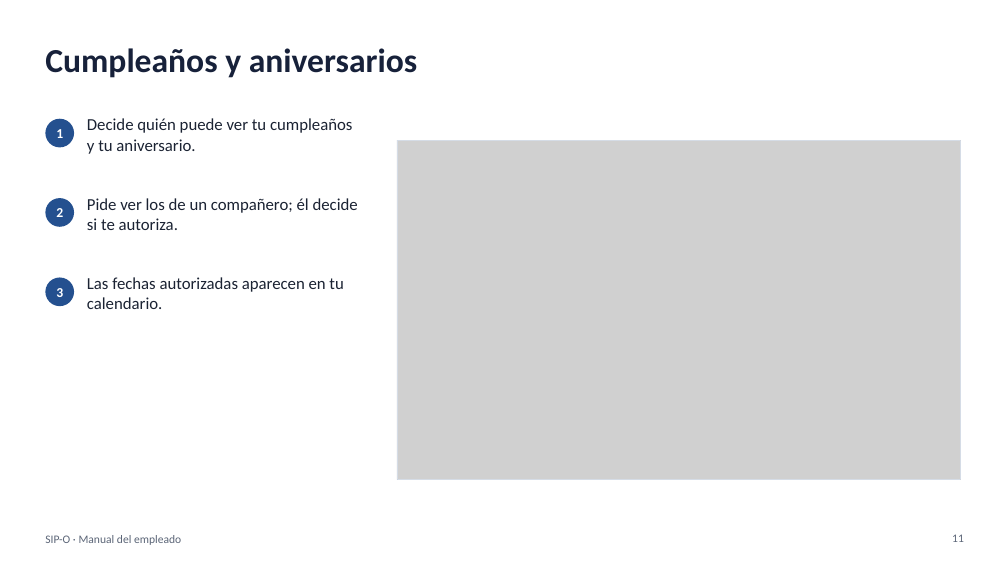
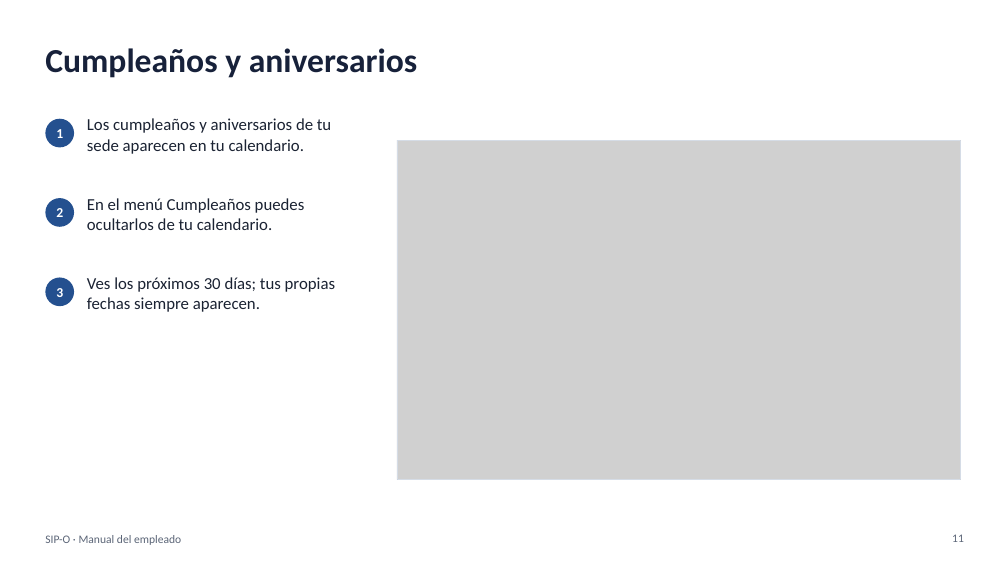
Before and after one commit to FelipeReyesReyes2102/Sistema-Integral-de-Personal, a slide deck: slide 11 of docs/manuales/presentaciones/SIP-O - Manual del empleado.pptx. Drawn at 1008x567 pixels with LibreOffice and Linux fonts; fonts in the diff are those of the drawing; grey boxes stand for pictures. Boxes give left, top, right and bottom in pixels: in the first picture for what was removed or moved away, otherwise in the second. Text is boxed around its words. In the diff, an @@ line names an element or a change of style, - is before the commit and + after.

```diff
--- a/docs/manuales/presentaciones/SIP-O - Manual del empleado.pptx
+++ b/docs/manuales/presentaciones/SIP-O - Manual del empleado.pptx
@@ text at box(87, 118, 331, 154): text changed @@
-Decide quién puede ver tu cumpleaños y tu aniversario.
+Los cumpleaños y aniversarios de tu sede aparecen en tu calendario.
@@ text at box(87, 198, 305, 230): text changed @@
-Pide ver los de un compañero; él decide si te autoriza.
+En el menú Cumpleaños puedes ocultarlos de tu calendario.
@@ text at box(87, 277, 335, 312): text changed @@
-Las fechas autorizadas aparecen en tu calendario.
+Ves los próximos 30 días; tus propias fechas siempre aparecen.
```
Also in this commit, not shown: 11 other files.
